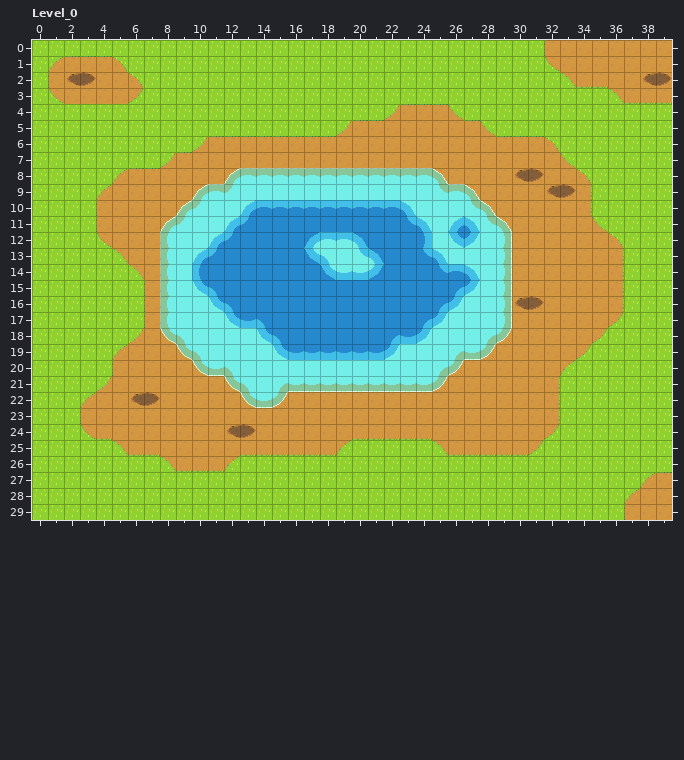
One commit to this LDtk project: assets/world.ldtk. Above: the version before the commit.
Cells are 16x16 px. Shown: Level_0 x 0..39, y 0..29.
After:
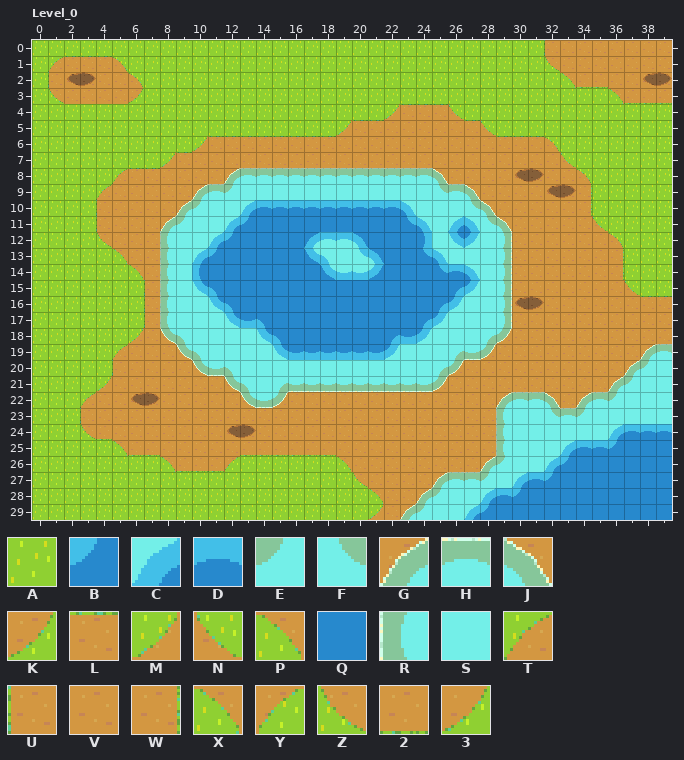
Key: from "TestTiles": A 4, B 20, C 22, D 23, E 25, F 26, G 27, H 28, J 29, K 30, L 33, M 35, N 36, P 39, Q 43, R 47, S 48, T 51, U 52, V 53, W 54, X 55, Y 56, Z 72, 2 73, 3 74.
_ is an empty cell.
Commit message: add another body of water to the map
What changed:
Layer "Terrain":
Tile B replaces tile A in row 25 at x 36; in row 26 at x 33; in row 27 at x 32; in row 28 at x 30; in row 29 at x 28.
Tile C replaces tile A in row 24 at x 36; in row 25 at x 33; in row 26 at x 32; in row 27 at x 30; in row 28 at x 28; in row 29 at x 27.
Tile D replaces tile A in row 24 at x 37 to 39; in row 25 at x 34 to 35; in row 27 at x 31; in row 28 at x 29.
Tile E replaces tile A in row 20 at x 38; in row 21 at x 37; in row 22 at x 36; in row 23 at x 34; in row 26 at x 29; in row 27 at x 28.
Tile E replaces tile A in row 28 at x 25; in row 29 at x 24.
Tile F replaces tile W in row 23 at x 32.
Tile G replaces tile A in row 19 at x 38; in row 20 at x 37; in row 21 at x 36; in row 22 at x 34; in row 26 at x 28; in row 27 at x 25.
Tile G replaces tile A in row 28 at x 24; in row 29 at x 23.
Tile G replaces tile V in row 22 at x 29.
Tile H replaces tile A in row 19 at x 39; in row 22 at x 35; in row 23 at x 33; in row 27 at x 26 to 27.
Tile H replaces tile V in row 22 at x 30 to 31.
Tile J replaces tile W in row 22 at x 32.
Tile L replaces tile A in row 16 at x 38 to 39.
Tile M replaces tile A in row 29 at x 21.
Tile N replaces tile A in row 15 at x 37.
Tile P replaces tile A in row 26 at x 19.
Tile Q replaces tile A in row 25 at x 37 to 39; in row 26 at x 34 to 39; in row 27 at x 33 to 37; in row 28 at x 31 to 36; in row 29 at x 29 to 36.
Tile Q replaces tile L in row 27 at x 39.
Tile Q replaces tile T in row 27 at x 38; in row 28 at x 37.
Tile Q replaces tile U in row 29 at x 37.
Tile Q replaces tile V in rows 28 to 29 at x 38 to 39.
Tile R replaces tile 2 in row 25 at x 29.
Tile R replaces tile V in rows 23 to 24 at x 29.
Tile S replaces tile 2 in row 25 at x 30.
Tile S replaces tile A in row 20 at x 39; in row 21 at x 38 to 39; in row 22 at x 37 to 39; in row 23 at x 35 to 39; in row 24 at x 33 to 35; in row 25 at x 32.
Tile S replaces tile A in row 26 at x 30 to 31; in row 27 at x 29; in row 28 at x 26 to 27; in row 29 at x 25 to 26.
Tile S replaces tile K in row 24 at x 32; in row 25 at x 31.
Tile S replaces tile V in rows 23 to 24 at x 30 to 31.
Tile V replaces tile 2 in row 24 at x 20 to 24; in row 25 at x 26 to 28.
Tile V replaces tile 3 in row 18 at x 35; in row 19 at x 34.
Tile V replaces tile A in row 16 at x 37; in row 17 at x 37 to 39; in row 18 at x 36 to 39; in row 19 at x 35 to 37; in row 20 at x 34 to 36; in row 21 at x 33 to 35.
Tile V replaces tile A in row 22 at x 33; in row 25 at x 20 to 24; in row 26 at x 20 to 27; in row 27 at x 21 to 24; in row 28 at x 22 to 23; in row 29 at x 22.
Tile V replaces tile K in row 17 at x 36.
Tile V replaces tile W in rows 15 to 16 at x 36; in row 21 at x 32.
Tile V replaces tile X in row 25 at x 25.
Tile V replaces tile Y in row 20 at x 33; in row 25 at x 19.
Tile X replaces tile A in row 28 at x 21.
Tile Z replaces tile A in row 27 at x 20.
Boxes around the changes in both pictures, in picture pixels (x1, y1, x2, y2):
changed: (336, 280, 672, 520)
